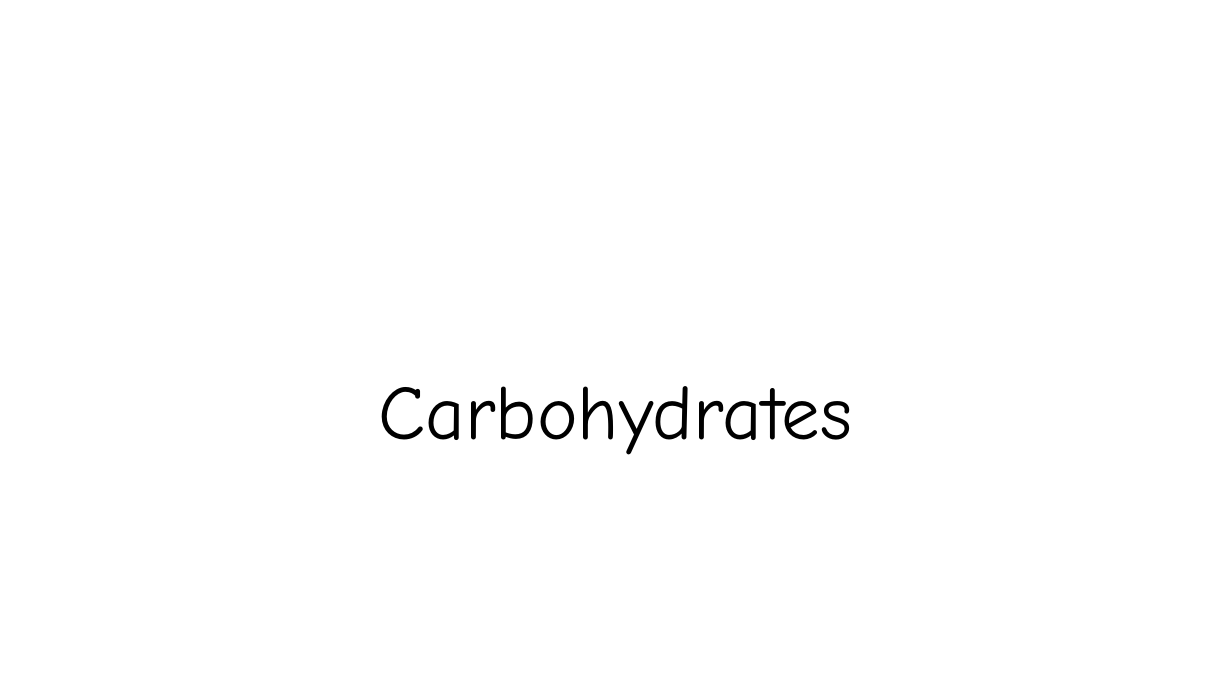
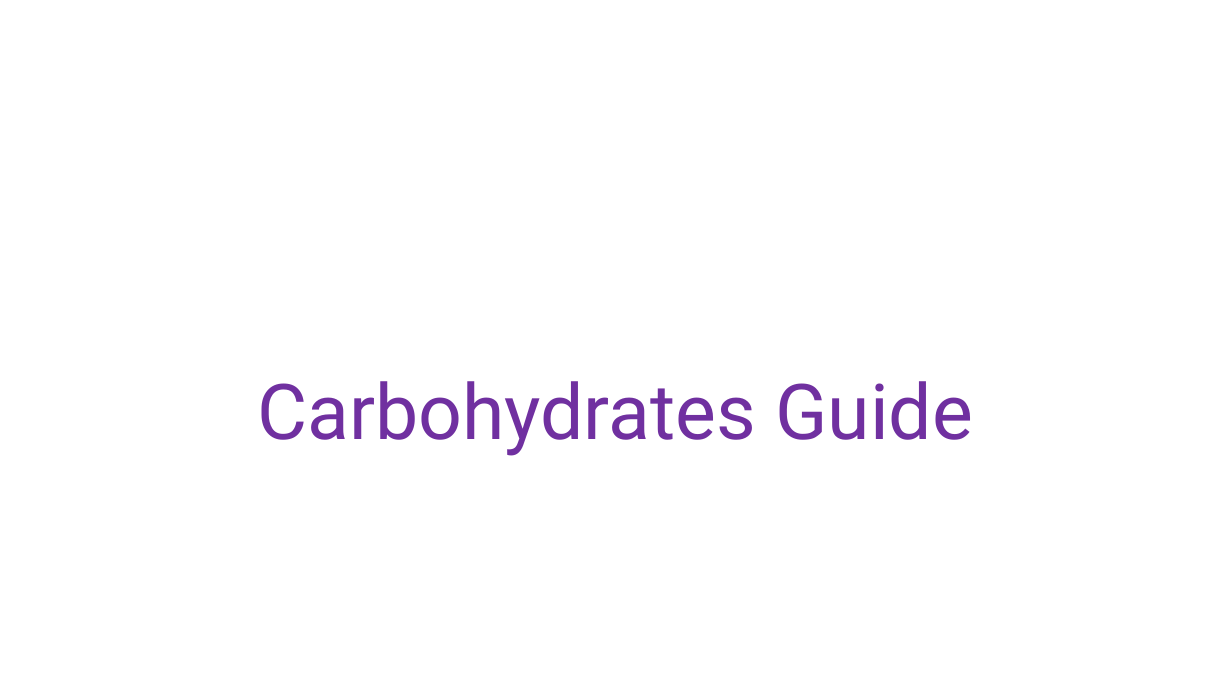
Before and after one commit to nicetats/macromania, a slide deck: slide 1 of Resources/CarbGuide.pptx. Drawn at 1232x693 pixels with LibreOffice and Linux fonts; fonts in the diff are those of the drawing. Boxes give left, top, right and bottom in pixels: in the first picture for what was removed or moved away, otherwise in the second. Text is boxed around its words. In the diff, an @@ line names an element or a change of style, - is before the commit and + after.

```diff
--- a/Resources/CarbGuide.pptx
+++ b/Resources/CarbGuide.pptx
@@ title at [257, 381, 973, 456]: text changed; font Comic Neue to Roboto; text colour #000000 to #7030A0 @@
-Carbohydrates
+Carbohydrates Guide
```
Also in this commit, not shown: 10 other files.
